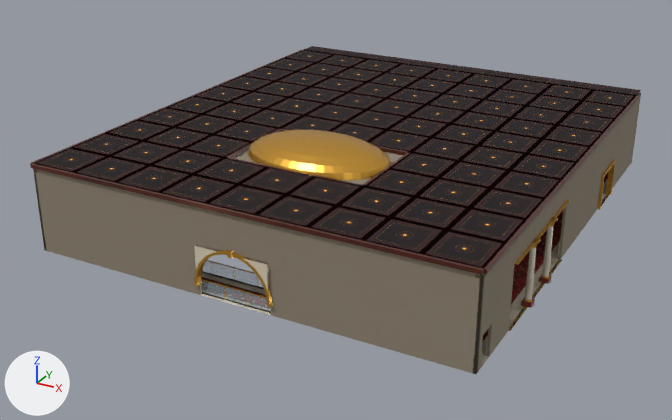
A saved change to the glTF model tools/paquet_essai/casino_minuit/decor/zone-M-GALERIE.glb.
One viewpoint serves both versions: a camera (50 mm lens) standing at (33.8, -58.7, 38.3) and looking at (-1.7, 5.9, 6.0). Every picture has the same lights, and +X, +Y and +Z are marked at lower left. The older version comes first. Where no turn or scale is listed for an object, it has been applied to the vertices.

Objects in the first picture: 'static', 'static.001', 'static.002', 'static.003', 'static.004', 'static.012', 'static.013' and 2 more.
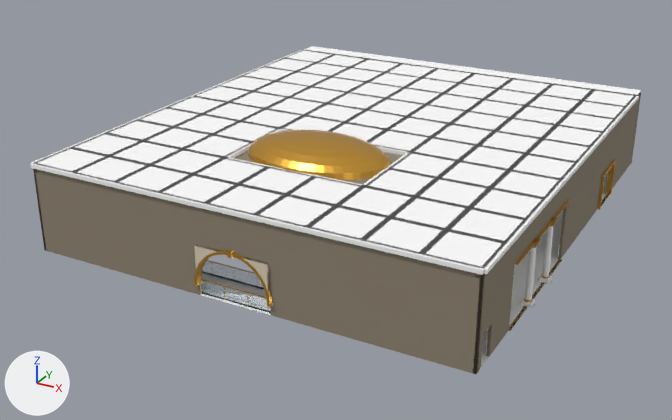
Where the change shows, as pixel boxes (x1, y1, x2, y2) in the pictures (672 x 420 px):
'static.012', surface changed (black to white): (37, 46, 641, 267) in both
'static.013', surface changed: (30, 50, 639, 275) in both
'static', surface changed: (200, 180, 607, 369) in both
'static.001', surface changed: (201, 172, 608, 342) in both

Edits to the bpy script that builds the scene:
```text
Add img_matiere_png:
    img_matiere_png = load_image('matiere.png', 'tex/matiere.png', 1, 1, 'sRGB')
Change mat_da_marbrecreme:
    mat_da_marbrecreme.texture: img_3674ae9da73096e6_png -> img_matiere_png
Change mat_a_pose_moqa:
    mat_a_pose_moqa.texture: img_d16417aaae39077a_png -> img_matiere_png
Change mat_da_plafondbas:
    mat_da_plafondbas.texture: img_9be791e16c2f94d6_png -> img_matiere_png
Change mat_da_boislaque:
    mat_da_boislaque.texture: img_8baffad2e5b9109d_png -> img_matiere_png
```
